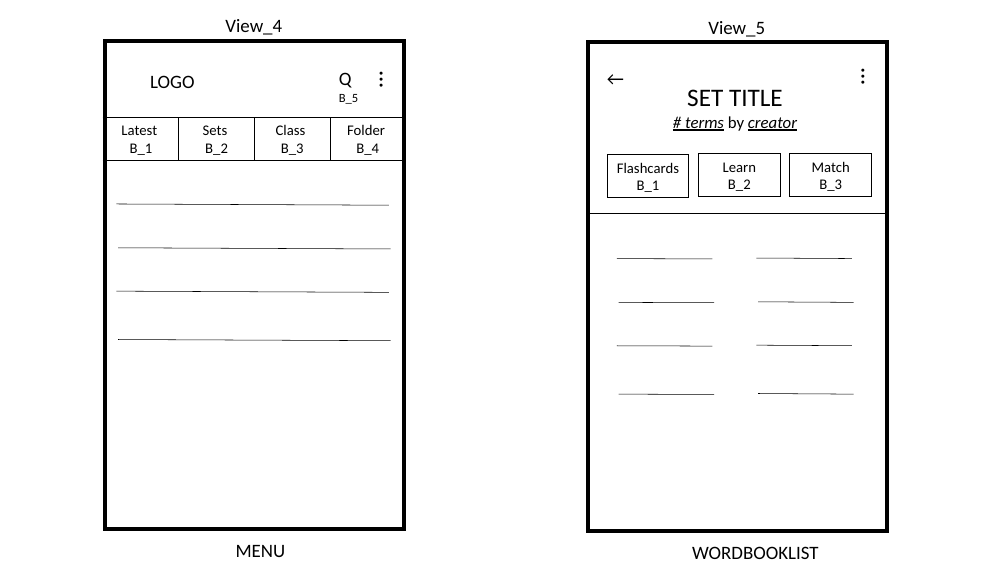
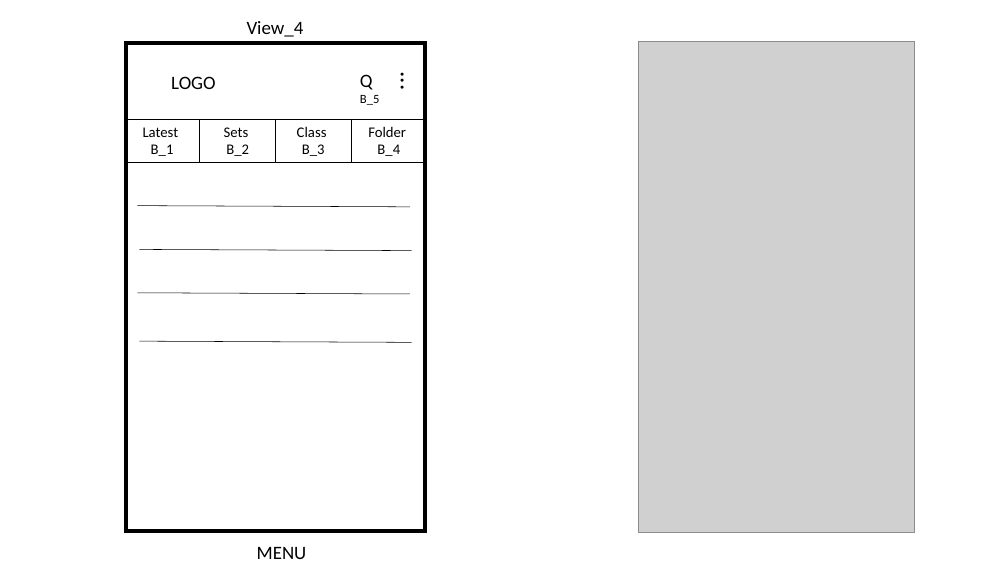
Before and after one commit to mhlee1215/IEDUFlashCard, a slide deck: slide 2 of Device Screen.pptx. Drawn at 1008x567 pixels with LibreOffice and Linux fonts; fonts in the diff are those of the drawing; grey boxes stand for pictures. Boxes give left, top, right and bottom in pixels: in the first picture for what was removed or moved away, otherwise in the second. Text is boxed around its words. In the diff, an @@ line names an element or a change of style, - is before the commit and + after.

Commit message:
ye

```diff
--- a/Device Screen.pptx
+++ b/Device Screen.pptx
@@ text removed at box(708, 21, 765, 37) @@
-View_5
@@ frame: place and size @@
-frame at box(104, 39, 406, 531)
+frame at box(124, 42, 426, 533)
@@ frame removed at box(586, 41, 889, 532) @@
@@ picture added at box(638, 42, 915, 533) @@
@@ text removed at box(600, 64, 638, 94) @@
-←
@@ text removed at box(685, 89, 797, 131) @@
-SET TITLE
-# terms by creator
@@ text removed at box(853, 60, 891, 101) @@
-...
@@ rectangle removed at box(607, 155, 689, 198) @@
-Flashcards
-B_1
@@ rectangle removed at box(699, 154, 780, 197) @@
-Learn
-B_2
@@ rectangle removed at box(790, 154, 872, 197) @@
-Match
-B_3
@@ 5 texts, 5 lines, 1 table: place and size @@
-5 texts, 5 lines, 1 table at box(104, 19, 408, 557)
+5 texts, 5 lines, 1 table at box(124, 21, 430, 559)
@@ line removed from (586, 214) to (889, 214) @@
@@ line removed from (617, 259) to (712, 259) @@
@@ line removed from (757, 258) to (852, 259) @@
@@ line removed from (619, 302) to (715, 302) @@
@@ line removed from (758, 302) to (854, 302) @@
@@ line removed from (617, 346) to (712, 346) @@
@@ line removed from (757, 346) to (852, 346) @@
@@ line removed from (619, 394) to (715, 395) @@
@@ line removed from (758, 394) to (854, 394) @@
@@ text removed at box(692, 546, 818, 559) @@
-WORDBOOKLIST
```
Also in this commit, not shown: 3 other slides changed, 2 slides added.
